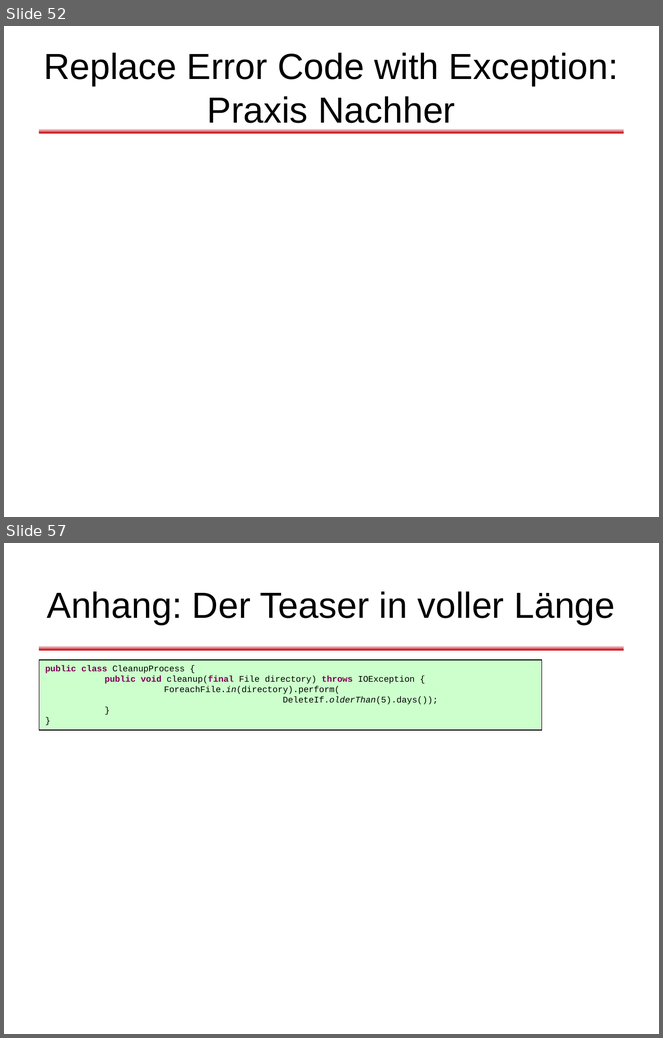
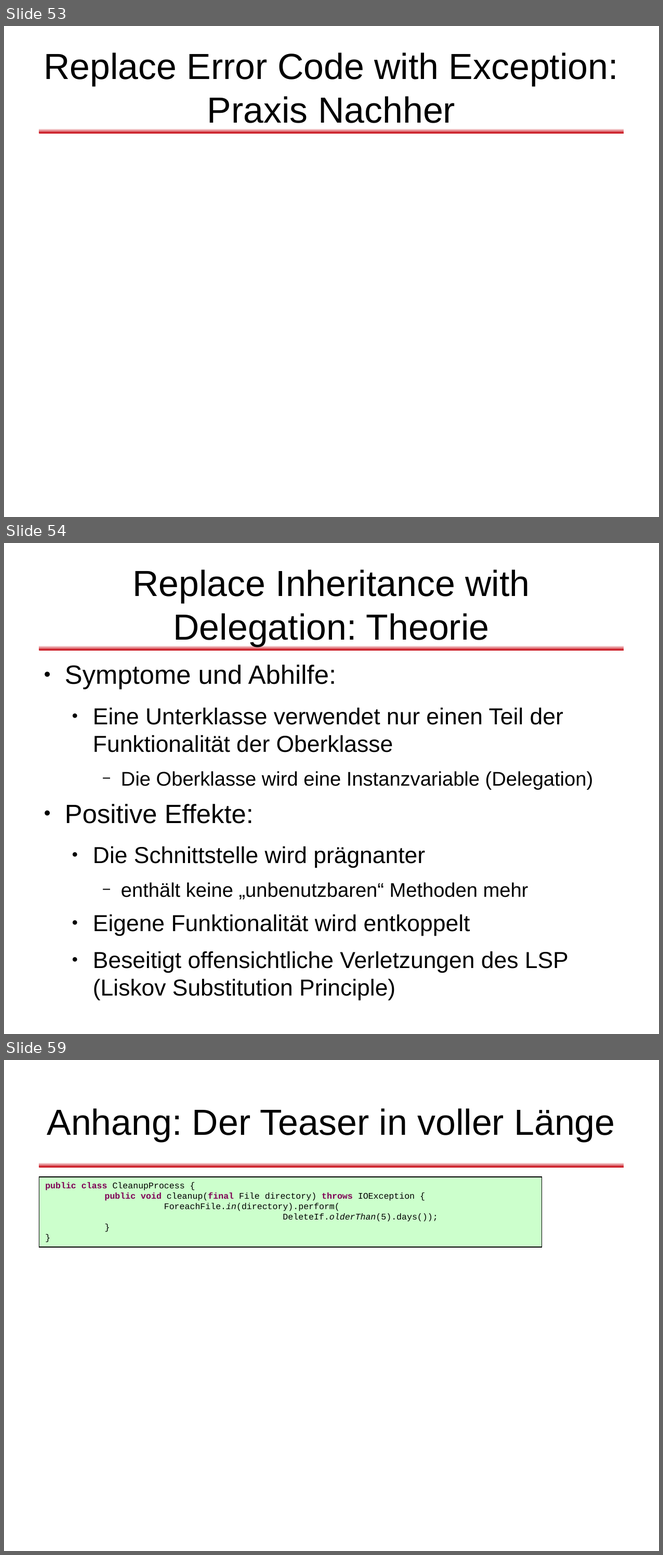
Before and after one commit to dlindner/vorlesung-se2-dhbw, a slide deck: added_2010/Refactoring (2010).odp. Shown one above the other, each under a label of ours: slides 52 and 57 before the commit, slides 53, 54 and 59 after it; the slides between them are not shown. The pictures are 663x1038 and 663x1555 pixels, drawn with LibreOffice and Linux fonts; fonts in the diff are those of the drawing; background and template pictures are left out. Boxes give left, top, right and bottom in pixels: in the first picture for what was removed or moved away, otherwise in the second. Text is boxed around its words. In the diff, an @@ line names an element or a change of style, - is before the commit and + after.

```diff
--- a/added_2010/Refactoring (2010).odp
+++ b/added_2010/Refactoring (2010).odp
@@ slide 54 added at [4, 543, 659, 1034], background #FFFFFF; not listed: 1 template element that a slide beside it also shows @@
@@ title added at [132, 570, 530, 646], 44 pt, text #000000 @@
+Replace Inheritance with Delegation: Theorie
@@ text added at [65, 665, 594, 973], 28 pt, text #000000 @@
+● Symptome und Abhilfe:
+  ● Eine Unterklasse verwendet nur einen Teil der Funktionalität der Oberklasse
+    − Die Oberklasse wird eine Instanzvariable (Delegation)
+● Positive Effekte:
+  ● Die Schnittstelle wird prägnanter
+    − enthält keine „unbenutzbaren“ Methoden mehr
+  ● Eigene Funktionalität wird entkoppelt
+  ● Beseitigt offensichtliche Verletzungen des LSP (Liskov Substitution Principle)
@@ what was slide 52 is now slide 53 @@
@@ what was slide 57 is now slide 59 @@
```
Also in this commit, not shown: 4 slides changed, 4 other slides added, 3 slides removed.
